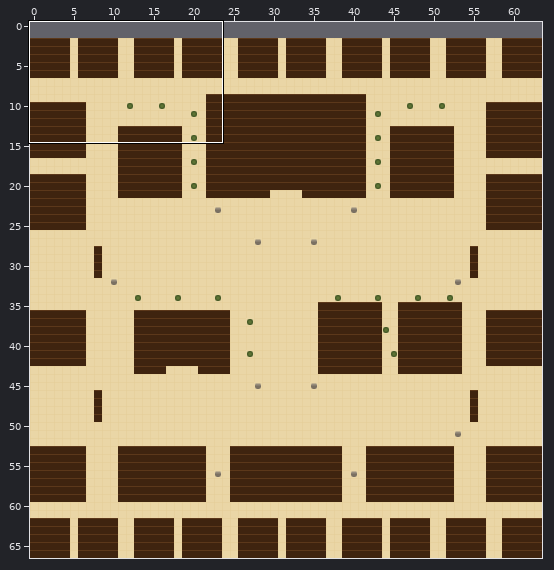
Tiled map (JSON): maps/city.tmj. Above: a wide view before the commit, with the close-up outlined.
Close-up. Before:
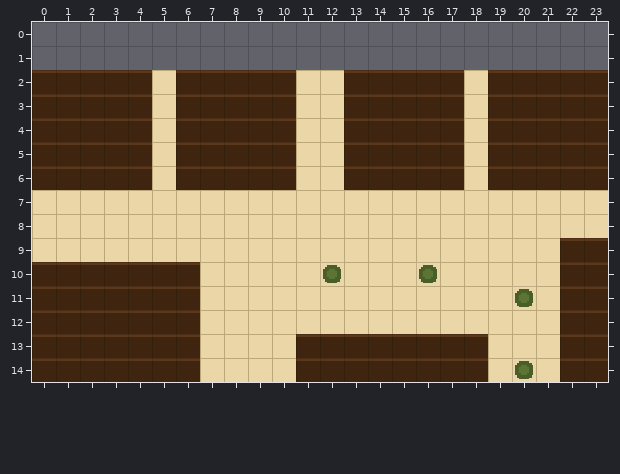
Cells are 16x16 px. Shown: x 0..23, y 0..14. The commit also changed other parts of the map, which this record leaves out. The old version is drawn lined up with the new one.
After:
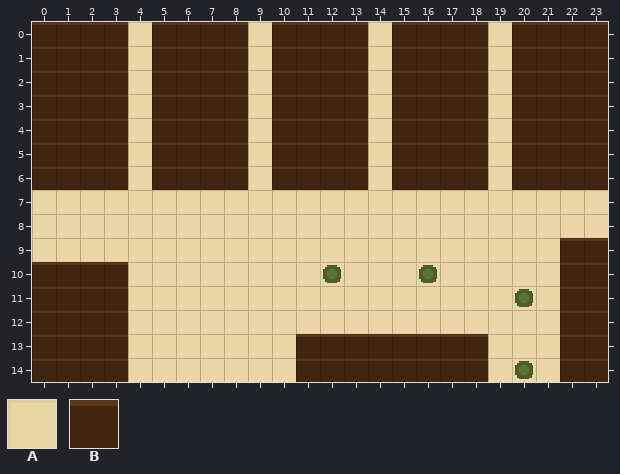
Key: from "draft": A 0, B 1.
_ is an empty cell.
Diff:
map size 64x65 -> 64x66 cells (old content now starts at 0,2; both pictures use the new coordinates)
Layer "ground":
y 0..1: x 0..23 ________________________ -> BBBBABBBBABBBBABBBBABBBB
y 2..6: x 4..5 BA -> AB; x 9 B -> A; x 11..12 AA -> BB; x 14 B -> A; x 18..19 AB -> BA
y 10..14: x 4..6 BBB -> AAA
